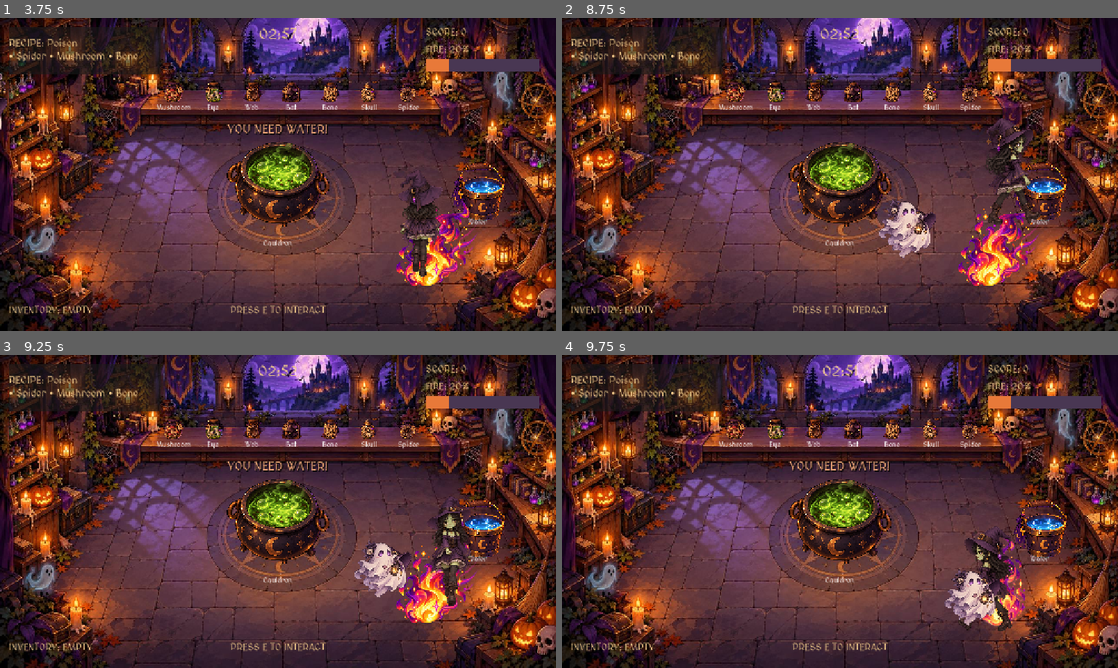
Above: before the commit, frames 1-4 (two rows, left to right).
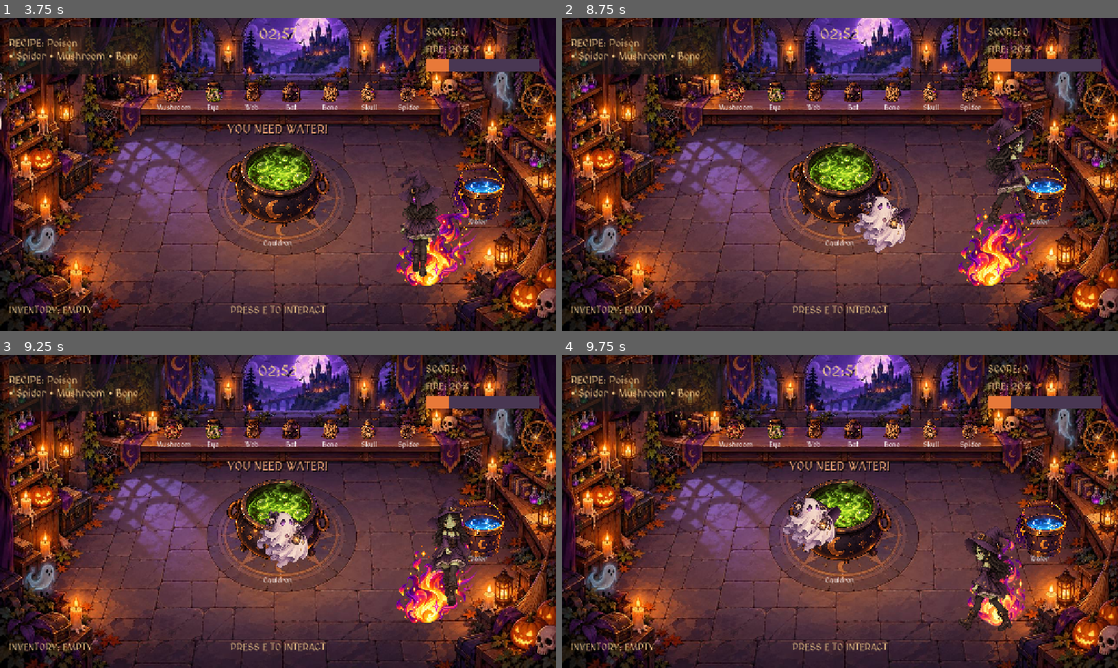
Above: after the commit, the same moments.

Repository: ryadoviy/HellsShift
Game: Godot game, scene res://main.tscn
Same seed, same stepped clock (60 frames per second), same inputs: the game is played once before the commit and once after it.
Inputs (mouse positions are in pixels of both pictures, inside the frame that each line leads up to):
- Up to frame 1 (3.75 s): click "PLAY" at 0.5 s; tap E (interact) at 1.25, 2, 2.1, 2.75, 3.5 s; move the mouse to (400, 158) at 1.27 s; hold D (move_right) 1.28-2.03 s; hold Q (drop_item) 1.28-2.03 s; click (400, 158) at 1.42 s; move the mouse to (166, 190) at 2.02 s; hold S (move_down) 2.03-2.78 s; move the mouse to (333, 105) at 2.77 s; hold D (move_right) 2.78-3.53 s; tap H at 2.85 s; move the mouse to (250, 237) at 3.52 s; hold W (move_up) from 3.53 s (still down); tap Q (drop_item) at 3.6 s; click (250, 237) at 3.67 s
- Up to frame 2 (8.75 s): tap E (interact) at 4.25, 6.6 s; move the mouse to (1006, 221) at 4.27 s; release W (move_up) at 4.28 s; hold E (interact) 4.28-5.03 s; hold A (move_left) 4.28-5.78 s; move the mouse to (673, 127) at 5.02 s; tap H at 5.1, 7.35 s; move the mouse to (867, 174) at 5.77 s; hold S (move_down) 5.78-6.53 s; hold Q (drop_item) 5.78-6.53 s; click (867, 174) at 5.92 s; move the mouse to (756, 96) at 6.52 s; hold D (move_right) 6.53-7.28 s; move the mouse to (962, 158) at 7.27 s; hold W (move_up) 7.28-8.03 s; move the mouse to (728, 190) at 8.02 s; hold D (move_right) from 8.03 s (still down); tap Q (drop_item) at 8.1 s; click (728, 190) at 8.17 s
- Up to frame 3 (9.25 s): move the mouse to (333, 442) at 8.77 s; release D (move_right) at 8.78 s; hold S (move_down) from 8.78 s (still down); hold E (interact) from 8.78 s (still down)
- Up to frame 4 (9.75 s): move the mouse to (812, 574) at 9.52 s; release S (move_down) at 9.53 s; release E (interact) at 9.53 s; hold A (move_left) from 9.53 s (still down); tap H at 9.6 s

Frame 1 is identical in both runs. In frame 2, 1.8% of the frame differs, in the area x 52-68%, y 56-77%; in frame 3, 2.2%, in the area x 46-74%, y 49-78%; in frame 4, 2.1%.

Commit message:
Tune ghost wave timing and pursuit
Co-authored-by: Copilot <223556219+Copilot@users.noreply.github.com>

Diff:
--- a/game_manager.gd
+++ b/game_manager.gd
@@ -102,25 +102,25 @@
 			config.fire_growth_interval = 15.0
 			config.fire_growth_amount = 3.0
 			config.potions_for_water = 3
-			gameplay.ghost_system.configure(18.0, 1, 3.0, 5.0)
+			gameplay.ghost_system.configure(20.0, 1, 3.0, 3.0)
 
 		"NORMAL":
 			config.fire_growth_interval = 10.0
 			config.fire_growth_amount = 5.0
 			config.potions_for_water = 3
-			gameplay.ghost_system.configure(15.0, 2, 4.0, 7.0)
+			gameplay.ghost_system.configure(15.0, 2, 4.0, 5.0)
 
 		"HARD":
 			config.fire_growth_interval = 7.0
 			config.fire_growth_amount = 8.0
 			config.potions_for_water = 3
-			gameplay.ghost_system.configure(12.0, 3, 5.0, 9.0)
+			gameplay.ghost_system.configure(10.0, 3, 5.0, 7.0)
 
 		_:
 			config.fire_growth_interval = 10.0
 			config.fire_growth_amount = 5.0
 			config.potions_for_water = 3
-			gameplay.ghost_system.configure(15.0, 2, 4.0, 7.0)
+			gameplay.ghost_system.configure(15.0, 2, 4.0, 5.0)
 
 	print("DIFFICULTY: ", selected_difficulty)
 	print("FIRE EVERY: ", config.fire_growth_interval, "s")
--- a/ghost_system.gd
+++ b/ghost_system.gd
@@ -167,7 +167,6 @@
 	if distance <= 34.0:
 		ghost["player_hit"] = true
 		player.freeze_for(block_duration)
-		ghost["phase"] = Phase.LEAVING
 
 
 func spawn_ghost() -> bool:
